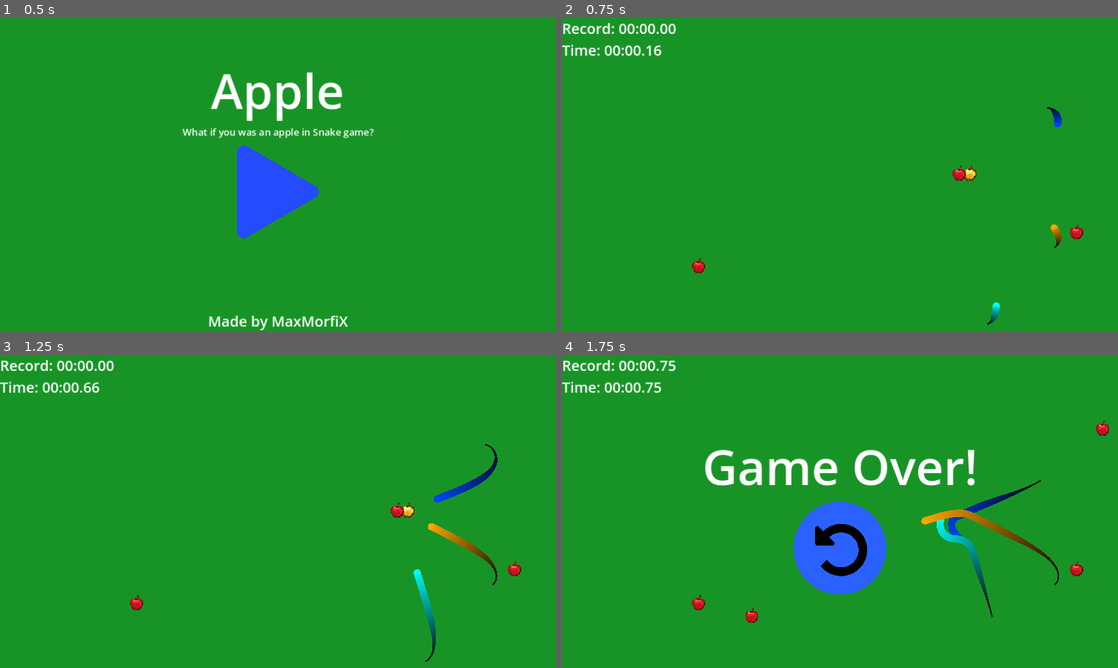
Above: before the commit, frames 1-4 (two rows, left to right).
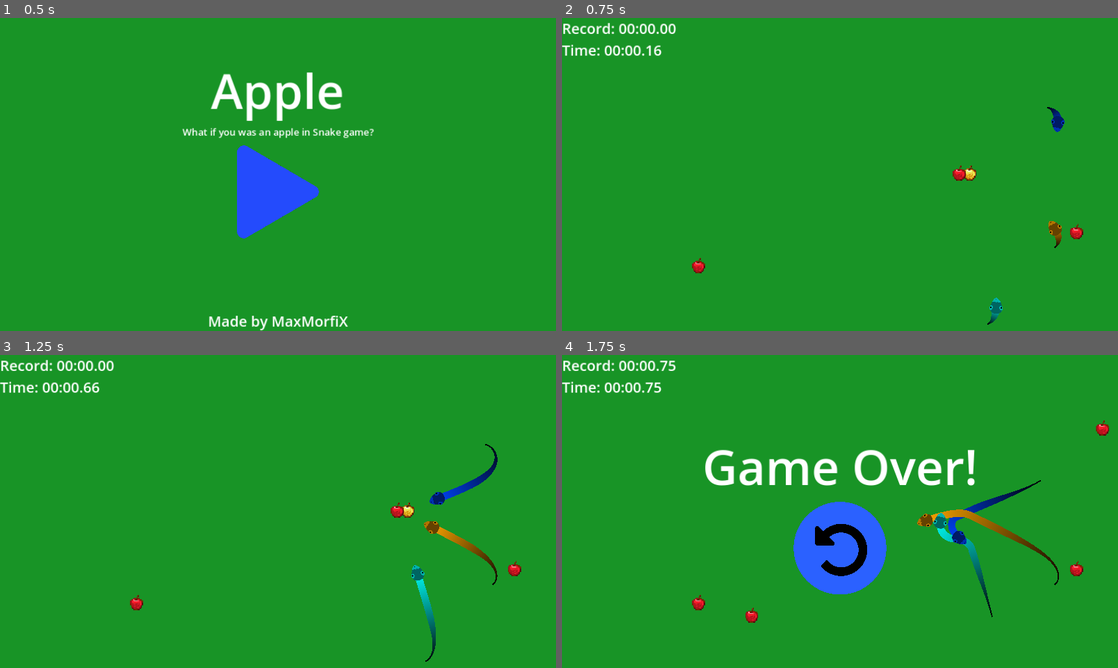
Above: after the commit, the same moments.

Repository: MaxMorfiX/GMTK2023
Game: Godot game, scene res://Menus/MainMenu/MainMenu.tscn
Two runs of this game, one before a commit and one after it. Both use one fixed random seed, a clock stepped at 60 frames per second and the inputs below.
Inputs (mouse positions are in pixels of both pictures, inside the frame that each line leads up to):
- Up to frame 1 (0.5 s): no input
- Up to frame 2 (0.75 s): click (840, 193) at 0.5 s
- Up to frame 3 (1.25 s): no input
- Up to frame 4 (1.75 s): hold Right (ui_right) from 1.28 s (still down)

Frame 1 is identical in both runs. In frame 2, 0.3% of the frame differs, in the area x 76-91%, y 31-95%; in frame 3, 0.3%; in frame 4, 0.3%, in the area x 63-73%, y 50-61%.

Commit message:
added snake head | added shortcuts to buttons

Diff:
--- a/Game/Main/Main.tscn
+++ b/Game/Main/Main.tscn
@@ -13,19 +13,27 @@
 [sub_resource type="LabelSettings" id="LabelSettings_47ju6"]
 font_size = 100
 
+[sub_resource type="InputEventKey" id="InputEventKey_b5qir"]
+device = -1
+keycode = 32
+unicode = 32
+
+[sub_resource type="Shortcut" id="Shortcut_tdsro"]
+events = [SubResource("InputEventKey_b5qir")]
+
 [node name="Main" type="Node2D"]
 script = ExtResource("1_umuub")
 
 [node name="Game" type="Node2D" parent="."]
 script = ExtResource("1_ot3iw")
 
+[node name="SnakeTrails" type="Node2D" parent="Game"]
+
 [node name="Snakes" type="Node2D" parent="Game"]
 script = ExtResource("1_nergm")
 
 [node name="Apples" type="Node2D" parent="Game"]
 script = ExtResource("2_u2rm0")
-
-[node name="SnakeTrails" type="Node2D" parent="Game"]
 
 [node name="CanvasLayer" type="CanvasLayer" parent="."]
 
@@ -96,6 +104,7 @@
 grow_horizontal = 2
 grow_vertical = 2
 focus_mode = 0
+shortcut = SubResource("Shortcut_tdsro")
 icon = ExtResource("7_2ydrc")
 flat = true
 icon_alignment = 1
--- a/Game/Main/Snake/Snake.gd
+++ b/Game/Main/Snake/Snake.gd
@@ -16,12 +16,16 @@
 func _ready() -> void:
 	get_parent().get_parent().get_node('SnakeTrails').add_child(trail)
 
+	var hue = rng.randf()
+
+	$SnakeHead.self_modulate = Color.from_hsv(hue, 1, 0.7)
+
 	trail.gradient = Gradient.new()
 
 	trail.gradient.offsets = [0, 1]
 	trail.gradient.colors = [
 		Color(0, 0, 0),
-		Color.from_hsv(rng.randf(), 1, 1)
+		Color.from_hsv(hue, 1, 1)
 	]
 
 	_on_change_target_timer_timeout()
--- a/Game/Main/Snake/Snake.tscn
+++ b/Game/Main/Snake/Snake.tscn
@@ -1,6 +1,7 @@
-[gd_scene load_steps=3 format=3 uid="uid://cawr2rx46ov2t"]
+[gd_scene load_steps=4 format=3 uid="uid://cawr2rx46ov2t"]
 
 [ext_resource type="Script" path="res://Game/Main/Snake/Snake.gd" id="1_bj8ib"]
+[ext_resource type="Texture2D" uid="uid://j3vh80h5ryfm" path="res://Assets/SnakeHead.png" id="2_uivel"]
 
 [sub_resource type="CircleShape2D" id="CircleShape2D_mq4vp"]
 radius = 15.0
@@ -11,11 +12,16 @@
 ang_deceleration = 1.0
 moveSpeed = 300.0
 
+[node name="ChangeTargetTimer" type="Timer" parent="."]
+autostart = true
+
+[node name="SnakeHead" type="Sprite2D" parent="."]
+position = Vector2(4, 2.38419e-07)
+scale = Vector2(0.2, 0.2)
+texture = ExtResource("2_uivel")
+
 [node name="CollisionShape2D" type="CollisionShape2D" parent="."]
 shape = SubResource("CircleShape2D_mq4vp")
 
-[node name="ChangeTargetTimer" type="Timer" parent="."]
-autostart = true
-
 [connection signal="area_entered" from="." to="." method="_on_area_entered"]
 [connection signal="timeout" from="ChangeTargetTimer" to="." method="_on_change_target_timer_timeout"]
--- a/Menus/MainMenu/MainMenu.tscn
+++ b/Menus/MainMenu/MainMenu.tscn
@@ -6,18 +6,24 @@
 [sub_resource type="LabelSettings" id="LabelSettings_okuas"]
 font_size = 30
 
+[sub_resource type="InputEventKey" id="InputEventKey_b5qir"]
+device = -1
+keycode = 32
+unicode = 32
+
+[sub_resource type="Shortcut" id="Shortcut_626jf"]
+events = [SubResource("InputEventKey_b5qir")]
+
 [sub_resource type="LabelSettings" id="LabelSettings_rwgij"]
 font_size = 100
 
 [sub_resource type="LabelSettings" id="LabelSettings_qmfmh"]
 font_size = 20
 
-[node name="CanvasLayer" type="CanvasLayer"]
-
-[node name="MainMenu" type="CanvasLayer" parent="."]
+[node name="MainMenu" type="CanvasLayer"]
 script = ExtResource("2_chuel")
 
-[node name="Control" type="Control" parent="MainMenu"]
+[node name="Control" type="Control" parent="."]
 layout_mode = 3
 anchors_preset = 15
 anchor_right = 1.0
@@ -25,7 +31,7 @@
 grow_horizontal = 2
 grow_vertical = 2
 
-[node name="Credits" type="Label" parent="MainMenu/Control"]
+[node name="Credits" type="Label" parent="Control"]
 layout_mode = 1
 anchors_preset = 7
 anchor_left = 0.5
@@ -41,7 +47,7 @@
 label_settings = SubResource("LabelSettings_okuas")
 horizontal_alignment = 1
 
-[node name="PlayButton" type="Button" parent="MainMenu/Control"]
+[node name="PlayButton" type="Button" parent="Control"]
 self_modulate = Color(0.141176, 0.294118, 0.988235, 1)
 layout_mode = 1
 anchors_preset = 8
@@ -56,12 +62,13 @@
 grow_horizontal = 2
 grow_vertical = 2
 focus_mode = 0
+shortcut = SubResource("Shortcut_626jf")
 icon = ExtResource("2_5wlqb")
 flat = true
 icon_alignment = 1
 expand_icon = true
 
-[node name="GameLogo" type="Label" parent="MainMenu/Control"]
+[node name="GameLogo" type="Label" parent="Control"]
 layout_mode = 1
 anchors_preset = 8
 anchor_left = 0.5
@@ -80,7 +87,7 @@
 horizontal_alignment = 1
 vertical_alignment = 1
 
-[node name="Splash" type="Label" parent="MainMenu/Control/GameLogo"]
+[node name="Splash" type="Label" parent="Control/GameLogo"]
 layout_mode = 1
 anchors_preset = 8
 anchor_left = 0.5
@@ -96,4 +103,4 @@
 text = "What if you was an apple in Snake game?"
 label_settings = SubResource("LabelSettings_qmfmh")
 
-[connection signal="pressed" from="MainMenu/Control/PlayButton" to="MainMenu" method="play"]
+[connection signal="pressed" from="Control/PlayButton" to="." method="play"]
Binary file added: Assets/SnakeHead.png
Not shown, added: Assets/SnakeHead.png.import
Not shown: 1 places in Game/Main/Main.tscn that only renumber resources
Not shown: 1 places in Menus/MainMenu/MainMenu.tscn that only renumber resources
